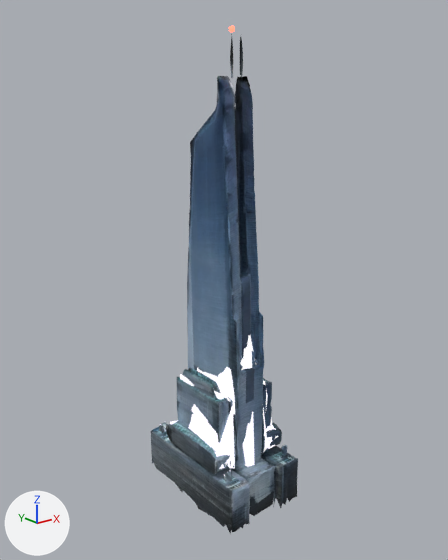
The glTF model assets/heavy/sky/sky-violet.glb as it was, and as the next commit left it.
One viewpoint serves both versions: a 50 mm camera at (-149.3, -188.5, 172.4) aimed at (1.1, -0.5, 97.2). The lights are fixed; the arrows at lower left show +X, +Y and +Z. The first picture is the older version. Where no turn or scale is listed for an object, it has been applied to the vertices.

The first picture shows 'Accent', 'Body'.
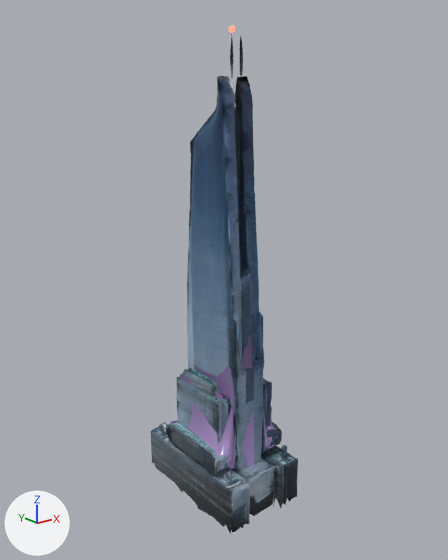
Pixel boxes [x1, y1, x2, y2] of what changed, in the pictures (448 x 560 px):
'Accent', recoloured (darker)
    both: [170, 335, 279, 476]

The change, as a list of edits to the scene's bpy script:
```text
Change mat_accent:
    where n0 = _N.new('ShaderNodeBsdfPrincipled'); n0.name = 'Principled BSDF'
    add n0.inputs[27].default_value = (0.0432, 0.0288, 0.0696, 1.0)  # 'Emission Color', dark purple #3b2f4b
```
